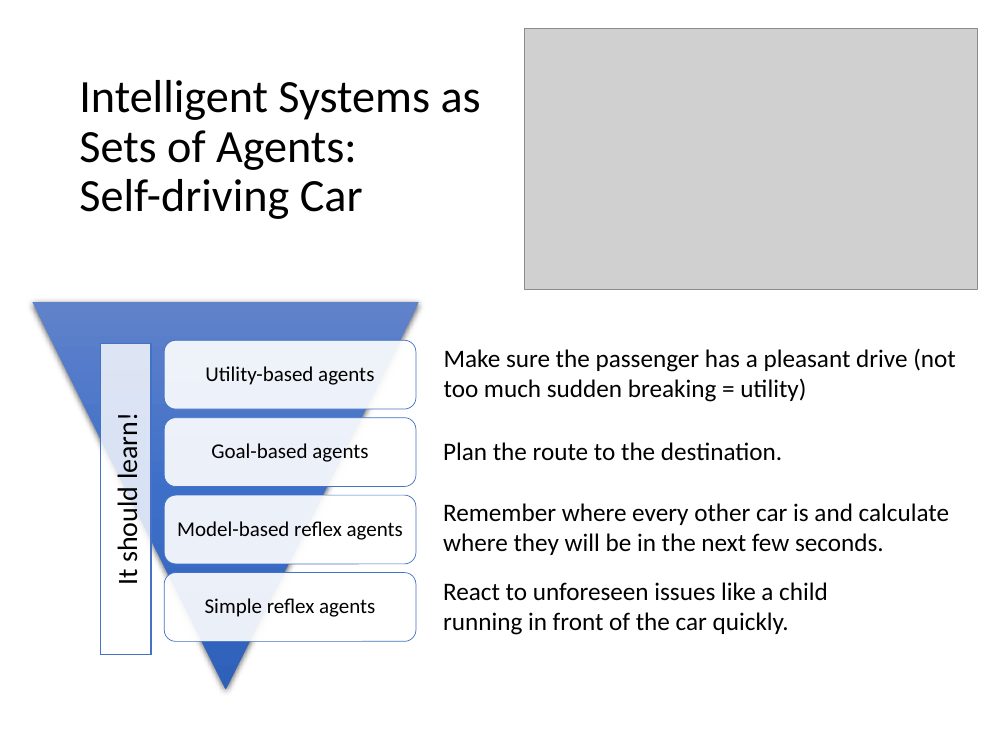
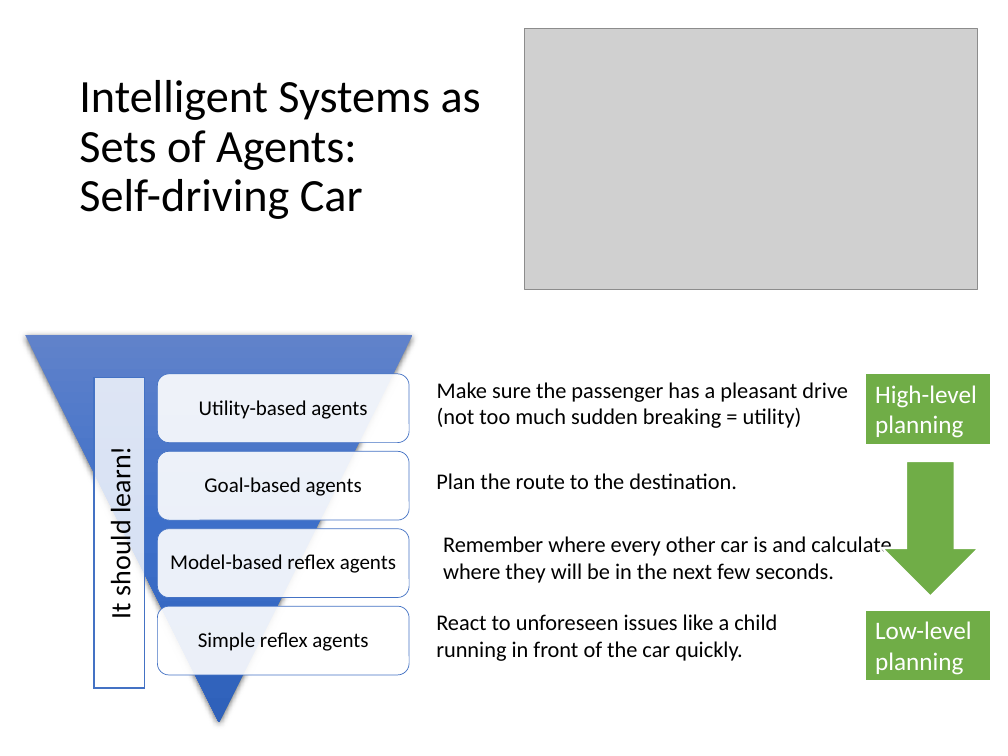
Before and after one commit to mhahsler/CS7320-AI, a slide deck: slide 38 of slides/02_agents.pptx. Drawn at 1008x756 pixels with LibreOffice and Linux fonts; fonts in the diff are those of the drawing; grey boxes stand for pictures. Boxes give left, top, right and bottom in pixels: in the first picture for what was removed or moved away, otherwise in the second. Text is boxed around its words. In the diff, an @@ line names an element or a change of style, - is before the commit and + after.

```diff
--- a/slides/02_agents.pptx
+++ b/slides/02_agents.pptx
@@ size 18 to 16 pt in 4 elements at (x1=436, y1=473, x2=737, y2=489), (x1=436, y1=614, x2=777, y2=661), (x1=443, y1=536, x2=891, y2=583), (x1=437, y1=382, x2=848, y2=428) @@
@@ text "Make sure the passenger has ..." moved from (x1=444, y1=348, x2=956, y2=402) to (x1=437, y1=382, x2=848, y2=428) @@
@@ rectangle added at (x1=865, y1=373, x2=991, y2=445), fill #70AD47, outline #FFFFFF 1.5 pt, 18 pt, text #FFFFFF @@
+High-level planning
@@ 4 texts, 4 rounded rectangles, 1 rectangle, 1 triangle moved together from (x1=32, y1=301, x2=419, y2=688) to (x1=25, y1=335, x2=412, y2=722) @@
@@ text "Plan the route to the ..." moved from (x1=443, y1=442, x2=782, y2=461) to (x1=436, y1=473, x2=737, y2=489) @@
@@ down arrow added at (x1=882, y1=461, x2=979, y2=596), fill #70AD47, outline #FFFFFF 1.5 pt @@
@@ text "Remember where every other car ..." moved from (x1=443, y1=503, x2=949, y2=555) to (x1=443, y1=536, x2=891, y2=583) @@
@@ text "React to unforeseen issues like ..." moved from (x1=443, y1=582, x2=828, y2=635) to (x1=436, y1=614, x2=777, y2=661) @@
@@ rectangle added at (x1=865, y1=610, x2=991, y2=681), fill #70AD47, outline #FFFFFF 1.5 pt, 18 pt, text #FFFFFF @@
+Low-level planning
```
Also in this commit, not shown: 2 other slides changed, 1 other file.
